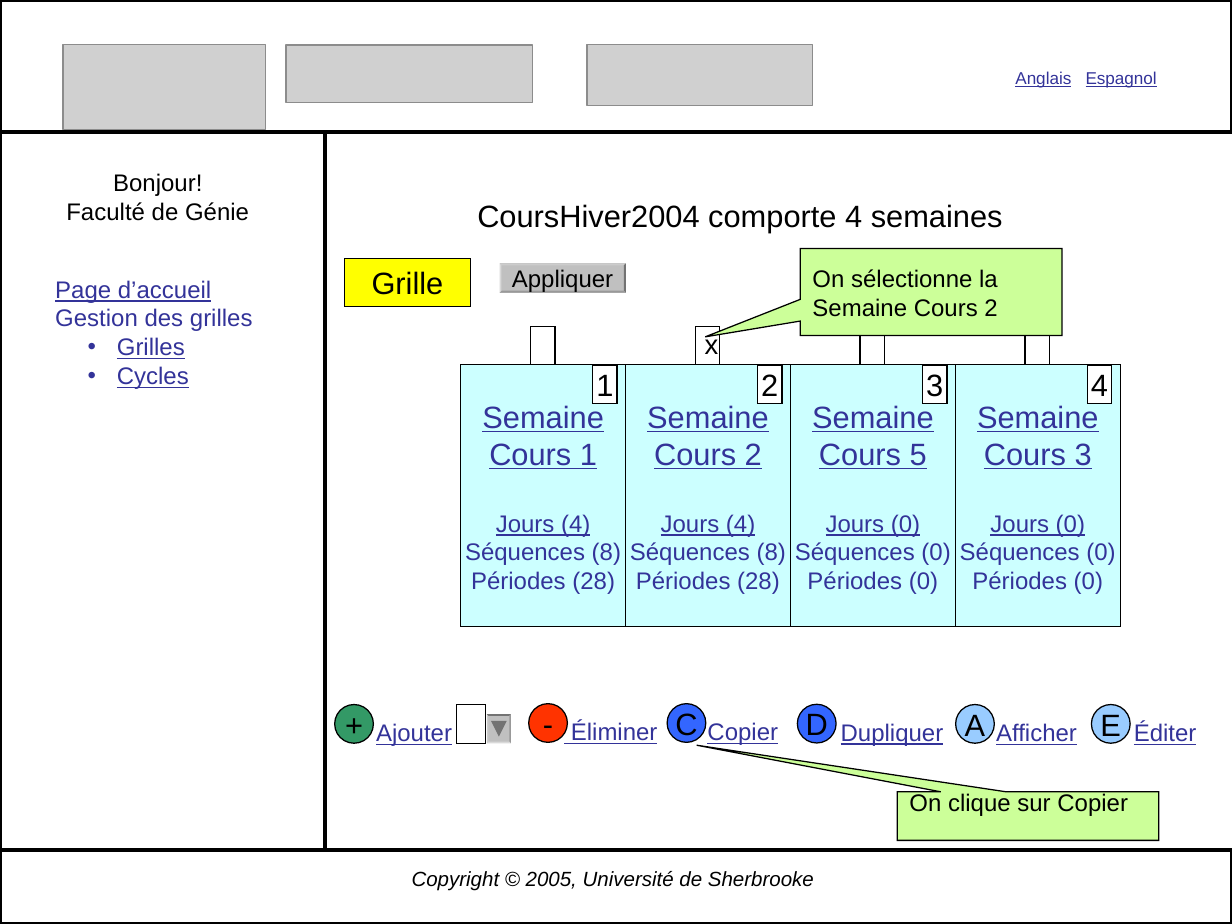
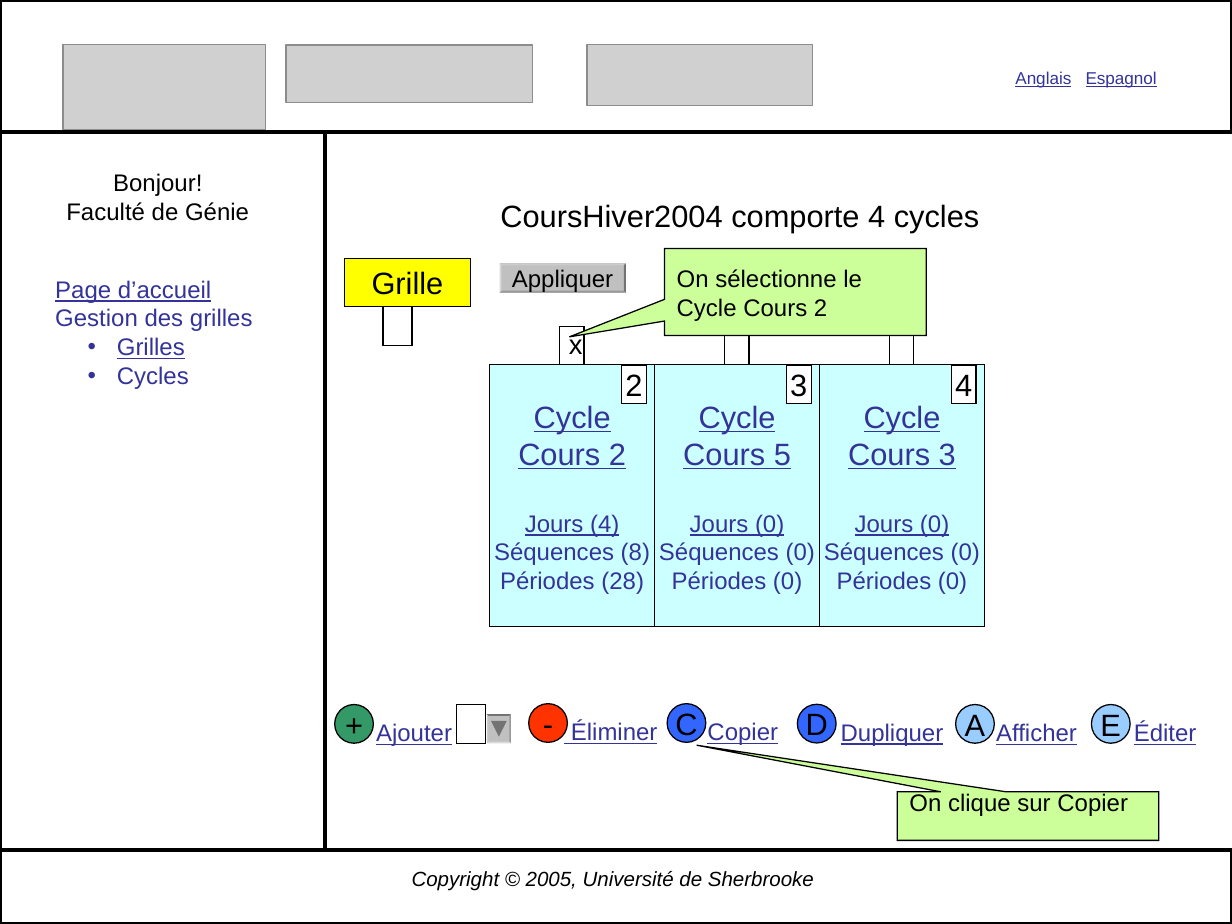
Before and after one commit to gonr1001/diamant, a slide deck: slide 33 of Diamant2.0/Conception/CreationGrille2.ppt (slide 28 before the commit). Drawn at 1232x924 pixels with LibreOffice and Linux fonts; fonts in the diff are those of the drawing; grey boxes stand for pictures. Boxes give left, top, right and bottom in pixels: in the first picture for what was removed or moved away, otherwise in the second. Text is boxed around its words. In the diff, an @@ line names an element or a change of style, - is before the commit and + after.

```diff
--- a/Diamant2.0/Conception/CreationGrille2.ppt
+++ b/Diamant2.0/Conception/CreationGrille2.ppt
@@ text at (x1=500, y1=204, x2=980, y2=233): text changed @@
-CoursHiver2004 comporte 4 semaines
+CoursHiver2004 comporte 4 cycles
@@ 3 rectangles, 1 text, 1 speech box moved together from (x1=705, y1=249, x2=1111, y2=404) to (x1=569, y1=249, x2=976, y2=404) @@
@@ text in speech box at (x1=677, y1=269, x2=862, y2=321): text changed @@
-On sélectionne la Semaine Cours 2
+On sélectionne le Cycle Cours 2
@@ rectangle resized from (x1=1025, y1=326, x2=1050, y2=365) to (x1=383, y1=307, x2=413, y2=345) @@
@@ text at (x1=117, y1=366, x2=189, y2=389): underline off in "Cycles" @@
@@ rectangle removed at (x1=593, y1=365, x2=617, y2=404) @@
-1
@@ 6 rectangles moved together from (x1=461, y1=326, x2=956, y2=627) to (x1=490, y1=326, x2=984, y2=627) @@
@@ rectangle removed at (x1=956, y1=365, x2=1121, y2=627) @@
-Semaine
-Cours 3
-Jours (0)
-Séquences (0)
-Périodes (0)
@@ text in rectangle at (x1=518, y1=405, x2=626, y2=469): text changed @@
-Semaine
-Cours 1
+Cycle
+Cours 2
@@ text in rectangle at (x1=659, y1=405, x2=815, y2=594): text changed @@
-Semaine
-Cours 2
-Jours (4)
-Séquences (8)
-Périodes (28)
+Cycle
+Cours 5
+Jours (0)
+Séquences (0)
+Périodes (0)
@@ text in rectangle at (x1=848, y1=405, x2=956, y2=469): text changed @@
-Semaine
-Cours 5
+Cycle
+Cours 3
```
Also in this commit, not shown: 20 other slides changed, 5 slides added, 3 other files.
